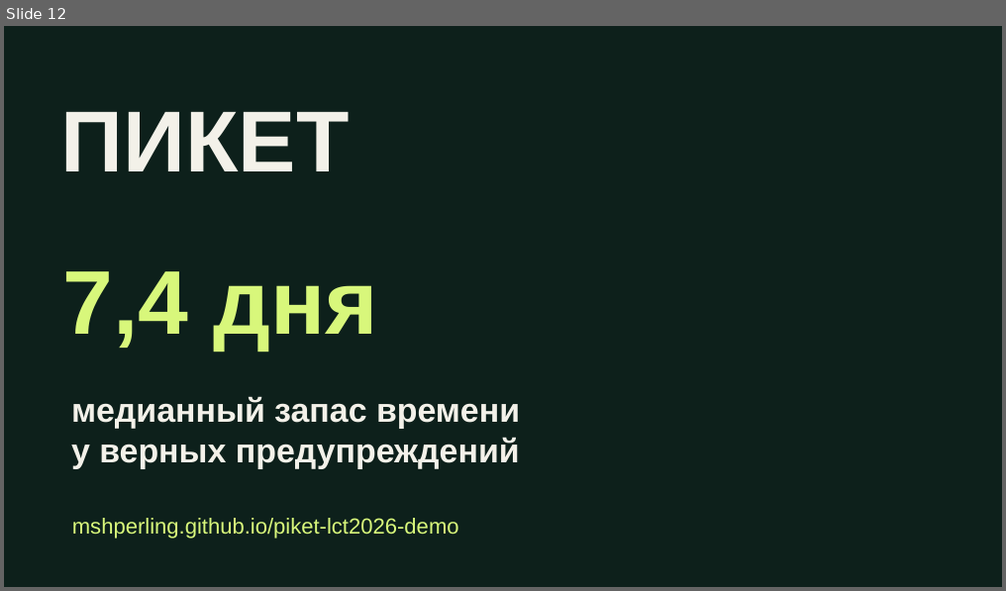
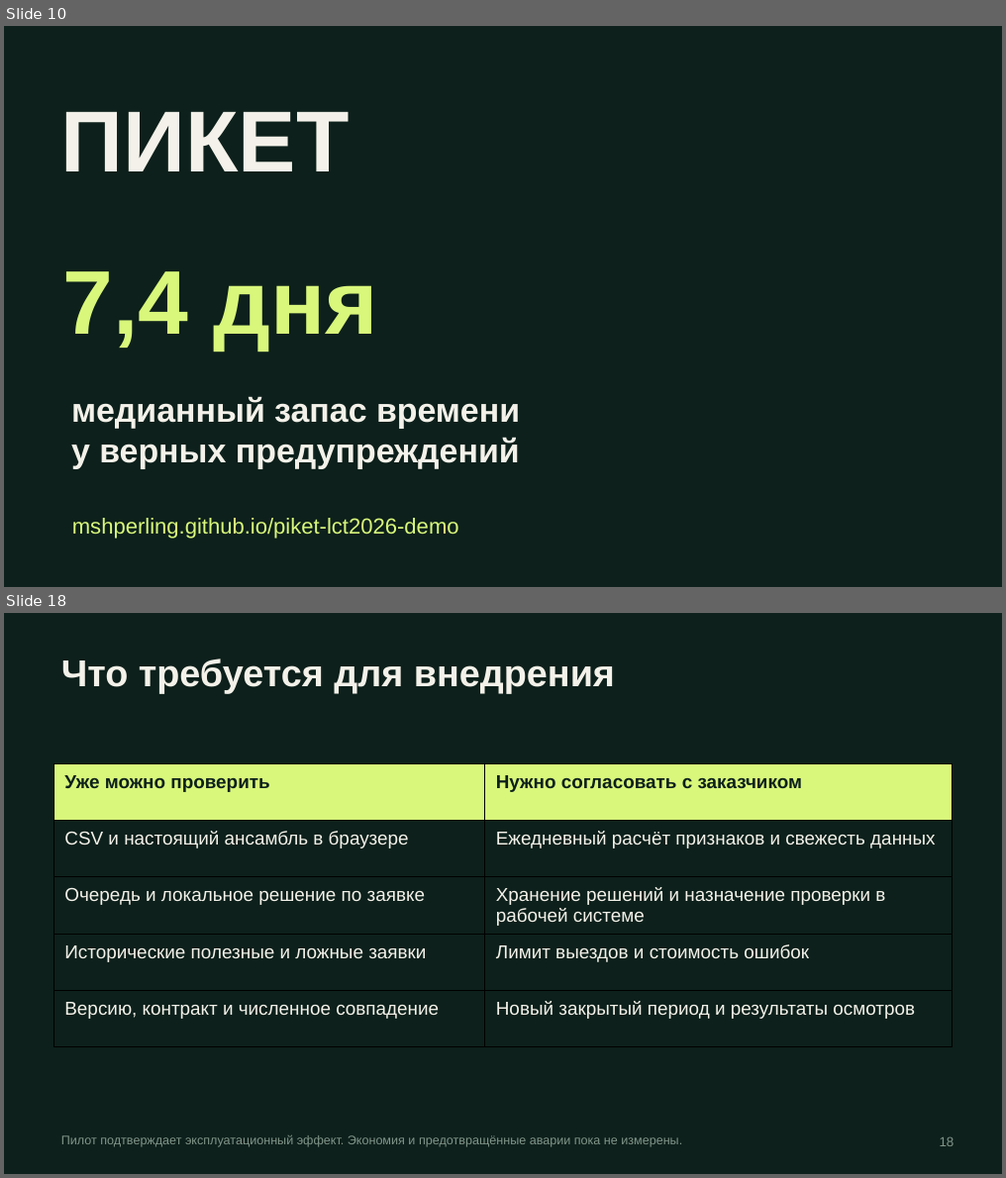
Before and after one commit to mshperling/piket-lct2026-demo, a slide deck: PIKET_LCT2026.pptx. Shown one above the other, each under a label of ours: slide 12 before the commit, slides 10 and 18 after it; the slides between them are not shown. The pictures are 1006x591 and 1006x1178 pixels, drawn with LibreOffice and Linux fonts; fonts in the diff are those of the drawing. Boxes give left, top, right and bottom in pixels: in the first picture for what was removed or moved away, otherwise in the second. Text is boxed around its words. In the diff, an @@ line names an element or a change of style, - is before the commit and + after.

```diff
--- a/PIKET_LCT2026.pptx
+++ b/PIKET_LCT2026.pptx
@@ slide 18 added at (x1=4, y1=613, x2=1002, y2=1174), background #0D201B @@
@@ text added at (x1=61, y1=659, x2=615, y2=693), 36 pt, text #F3F1E9, bold @@
+Что требуется для внедрения
@@ table added at (x1=54, y1=764, x2=952, y2=1047), 5 rows, 2 columns @@
+Уже можно проверить | Нужно согласовать с заказчиком
+CSV и настоящий ансамбль в браузере | Ежедневный расчёт признаков и свежесть данных
+Очередь и локальное решение по заявке | Хранение решений и назначение проверки в рабочей системе
+Исторические полезные и ложные заявки | Лимит выездов и стоимость ошибок
+Версию, контракт и численное совпадение | Новый закрытый период и результаты осмотров
@@ text added at (x1=61, y1=1135, x2=682, y2=1148), 12 pt, text #82958A @@
+Пилот подтверждает эксплуатационный эффект. Экономия и предотвращённые аварии пока не измерены.
@@ text added at (x1=940, y1=1137, x2=954, y2=1147), 12.8 pt, text #82958A @@
+18
@@ what was slide 12 is now slide 10 @@
```
Also in this commit, not shown: 12 slides changed, 4 other slides added, 5 slides removed, 11 other files.
